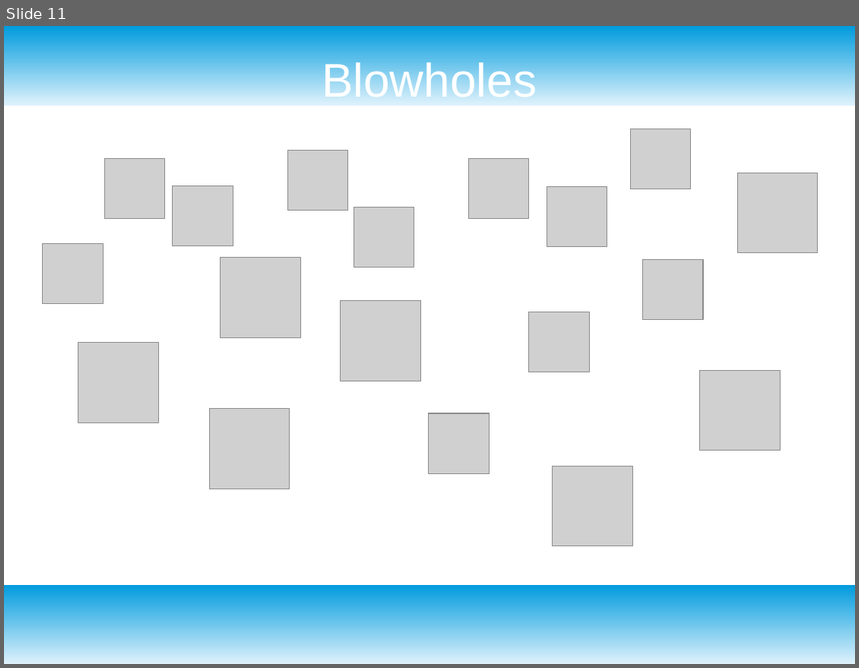
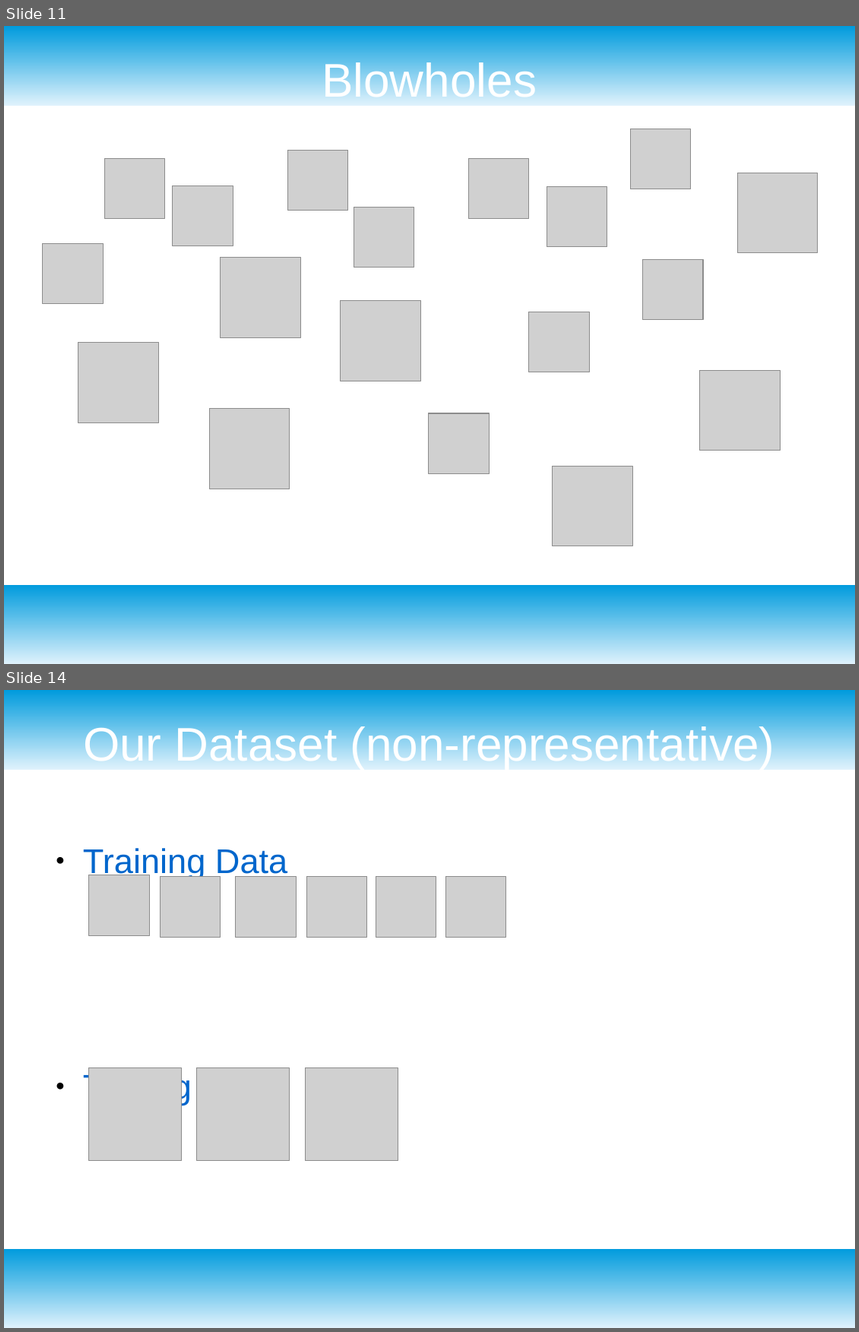
Before and after one commit to hackforthesea/whalematch, a slide deck: presentation.odp. Shown one above the other, each under a label of ours: slide 11 before the commit, slides 11 and 14 after it; the slides between them are not shown. The pictures are 859x668 and 859x1332 pixels, drawn with LibreOffice and Linux fonts; fonts in the diff are those of the drawing; grey boxes stand for pictures. Boxes give left, top, right and bottom in pixels: in the first picture for what was removed or moved away, otherwise in the second. Text is boxed around its words. In the diff, an @@ line names an element or a change of style, - is before the commit and + after.

```diff
--- a/presentation.odp
+++ b/presentation.odp
@@ slide 14 added at (4,690,855,1328), background #FFFFFF; not listed: 2 template elements that a slide beside it also shows @@
@@ title added at (83,723,775,770), 44 pt, text #FFFFFF @@
+Our Dataset (non-representative)
@@ text added at (83,848,287,1106), 32 pt, text #0066CC @@
+● Training Data
+● Testing Data
@@ picture added at (89,875,149,935) @@
@@ picture added at (160,877,221,937) @@
@@ picture added at (236,877,296,937) @@
@@ picture added at (306,877,367,937) @@
@@ picture added at (376,877,436,937) @@
@@ picture added at (446,877,506,937) @@
@@ picture added at (89,1068,182,1161) @@
@@ picture added at (197,1068,290,1161) @@
@@ picture added at (305,1068,398,1161) @@
```
Also in this commit, not shown: 4 slides changed, 4 other slides added, 1 other file.
